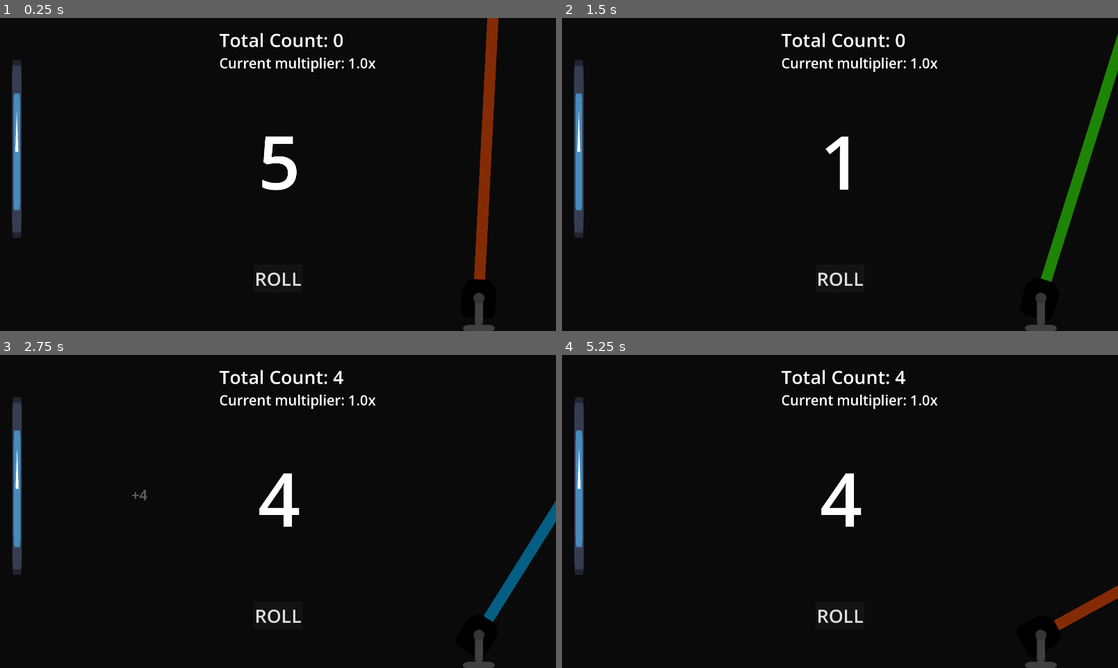
Above: before the commit, frames 1-4 (two rows, left to right).
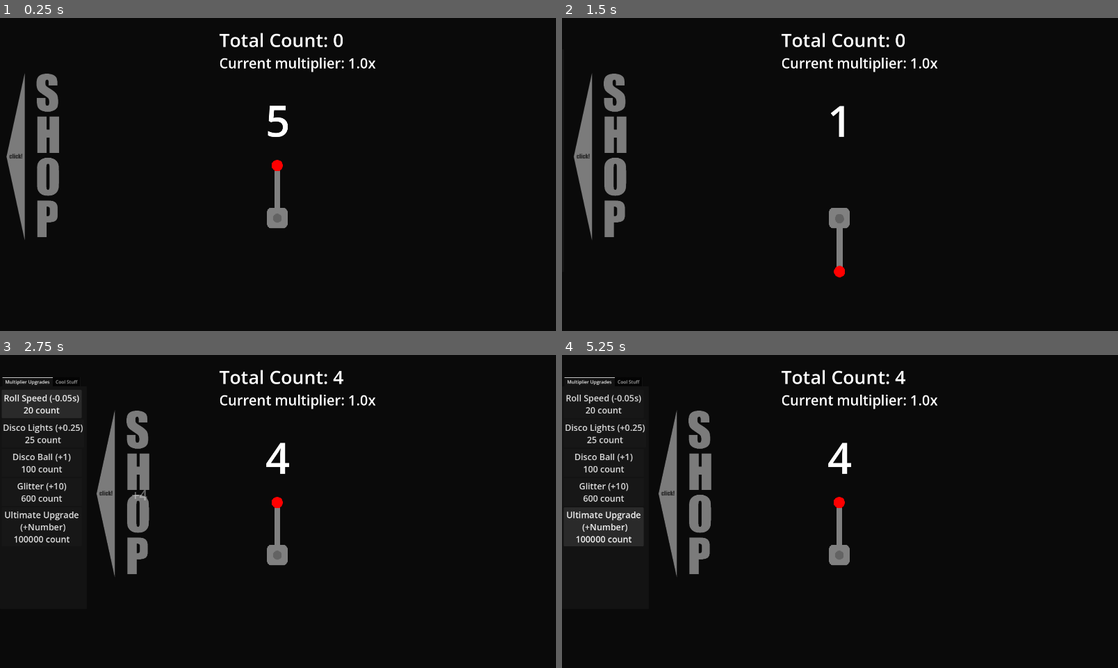
Above: after the commit, the same moments.

Repository: HelloIsReal/Number-Addict
Game: Godot game, scene res://scenes/main.tscn
Same seed, same stepped clock (60 frames per second), same inputs: the game is played once before the commit and once after it. The engine's default icon, where the game draws it, is replaced by a stand-in: a white triangle on a blue panel in a dark square.
Inputs (mouse positions are in pixels of both pictures, inside the frame that each line leads up to; where the layout moved, square brackets give the same spot in the first picture):
- Up to frame 1 (0.25 s): no input
- Up to frame 2 (1.5 s): click (840, 193) [840, 277] at 0.5 s; click (595, 155) [578, 149] at 1.25 s
- Up to frame 3 (2.75 s): click (38, 405) at 2 s, where only the run after the commit has a clickable "Roll Speed (-0.05s) 20 count"
- Up to frame 4 (5.25 s): click (606, 433) at 2.75 s, where only the run after the commit has a clickable "Disco Lights (+0.25) 25 count"; click (606, 461) at 3.5 s, where only the run after the commit has a clickable "Disco Ball (+1) 100 count"; click (606, 492) at 4.25 s, where only the run after the commit has a clickable "Glitter (+10) 600 count"; click (606, 527) at 5 s, where only the run after the commit has a clickable "Ultimate Upgrade (+Number) 10…"

The runs differ from the first frame. In frame 1, 6.1% of the frame differs, in the area x 1-90%, y 0-100%; in frame 2, 6.0%; in frame 3, 7.9%, in the area x 0-100%, y 7-100%; in frame 4, 7.8%.

Commit message:
LOTS of stuff (read desc)
I'm gonna be honest, I probably forgot some of what I did in this commit. Mainly because it was a lot of minor changes.

- Added a new shop sprite for shop
- Fixed issue with ultimate upgrade and numbers not rolling
- made number roller part of objects (can also be randomised with random objects in)
- price changed glitter from 800 -> 600
- increased spawn radius of disco ball and disco lights to be slightly bigger
- Added the lever and made it synced with each roll.

Diff:
--- a/scenes/disco_ball.tscn
+++ b/scenes/disco_ball.tscn
@@ -1,16 +1,18 @@
 [gd_scene format=3 uid="uid://cqwwv7o0jsfil"]
 
-[ext_resource type="Texture2D" uid="uid://yoji3krrwugo" path="res://icon.svg" id="1_3mj5n"]
 [ext_resource type="Script" uid="uid://bmo4x2fonn0ec" path="res://scripts/disco_ball.gd" id="1_smg12"]
+[ext_resource type="Texture2D" uid="uid://cf2sa6x1icgl8" path="res://images/disco ball/discoball_holder.png" id="2_bpunw"]
+[ext_resource type="Texture2D" uid="uid://bl7i1rqfyuut5" path="res://images/disco light/discoball.png" id="3_bpunw"]
 
 [node name="disco_ball" type="Node2D" unique_id=989619424]
 script = ExtResource("1_smg12")
 
 [node name="holder" type="Sprite2D" parent="." unique_id=360701258]
-position = Vector2(0, -170)
-scale = Vector2(0.24000084, 3.7200007)
-texture = ExtResource("1_3mj5n")
+position = Vector2(0, -122.00006)
+scale = Vector2(0.24000084, 0.8337506)
+texture = ExtResource("2_bpunw")
 
 [node name="ball" type="Sprite2D" parent="." unique_id=1241924570]
-position = Vector2(0, 38)
-texture = ExtResource("1_3mj5n")
+position = Vector2(2, 32)
+texture = ExtResource("3_bpunw")
+offset = Vector2(-2, 6)
--- a/scenes/glitter.tscn
+++ b/scenes/glitter.tscn
@@ -12,7 +12,7 @@
 [node name="glitter" type="Node2D" unique_id=790568656]
 
 [node name="CPUParticles2D" type="CPUParticles2D" parent="." unique_id=1713124225]
-z_index = -1
+z_index = 5
 texture_filter = 1
 position = Vector2(948, -75)
 amount = 20
--- a/scenes/main.tscn
+++ b/scenes/main.tscn
@@ -2,8 +2,9 @@
 
 [ext_resource type="Script" uid="uid://cpfdo8fi0xf3x" path="res://scripts/main.gd" id="1_0wfyh"]
 [ext_resource type="PackedScene" uid="uid://b75bcblikkj5o" path="res://scenes/number_roller.tscn" id="1_o5qli"]
+[ext_resource type="Texture2D" uid="uid://btvesjq7qevdf" path="res://images/roll lever/lever_stick.png" id="2_jyhfs"]
 [ext_resource type="PackedScene" uid="uid://ckow3c6glwaaw" path="res://scenes/shop_system.tscn" id="3_sugp2"]
-[ext_resource type="PackedScene" uid="uid://dyieucpv0fmai" path="res://scenes/disco_light.tscn" id="4_jyhfs"]
+[ext_resource type="Texture2D" uid="uid://bej1p6ps4tdbu" path="res://images/roll lever/lever_bottom.png" id="3_tbgi4"]
 
 [node name="main" type="Node2D" unique_id=219049157]
 script = ExtResource("1_0wfyh")
@@ -16,18 +17,18 @@
 offset_bottom = 1226.0
 color = Color(0.038397167, 0.038397167, 0.03839716, 1)
 
-[node name="numberRoller" parent="." unique_id=861490069 instance=ExtResource("1_o5qli")]
-position = Vector2(891, 317)
-
 [node name="rollButton" type="Button" parent="." unique_id=1302480473]
-offset_left = 876.0
-offset_top = 851.0
-offset_right = 1045.0
-offset_bottom = 947.0
+texture_filter = 1
+offset_left = 911.99994
+offset_top = 473.0
+offset_right = 972.6666
+offset_bottom = 645.6666
+scale = Vector2(1.5, 1.5)
 theme_override_font_sizes/font_size = 64
-text = "ROLL"
+flat = true
 
 [node name="totalCount" type="Label" parent="." unique_id=1345721117]
+z_index = 100
 offset_left = 757.0
 offset_top = 31.0
 offset_right = 1186.0
@@ -36,6 +37,7 @@
 text = "Total Count: 0"
 
 [node name="totalMult" type="Label" parent="." unique_id=1151724975]
+z_index = 100
 offset_left = 757.0
 offset_top = 122.0
 offset_right = 1186.0
@@ -46,7 +48,23 @@
 
 [node name="shopSystem" parent="." unique_id=868133078 instance=ExtResource("3_sugp2")]
 
-[node name="discoLight" parent="." unique_id=342181333 instance=ExtResource("4_jyhfs")]
-position = Vector2(1654, 990)
+[node name="numberRoller" parent="." unique_id=861490069 instance=ExtResource("1_o5qli")]
+position = Vector2(917, 250)
+
+[node name="LeverBottom" type="Sprite2D" parent="." unique_id=1261766865]
+z_index = 100
+texture_filter = 1
+position = Vector2(958, 691)
+scale = Vector2(1.5, 1.5)
+texture = ExtResource("3_tbgi4")
+offset = Vector2(2, 1)
+
+[node name="LeverStick" type="Sprite2D" parent="." unique_id=2066424909]
+z_index = 100
+texture_filter = 1
+position = Vector2(958, 692)
+scale = Vector2(1.5, 1.5)
+texture = ExtResource("2_jyhfs")
+offset = Vector2(18.666626, -36)
 
 [connection signal="pressed" from="rollButton" to="." method="_on_roll_button_pressed"]
--- a/scenes/number_roller.tscn
+++ b/scenes/number_roller.tscn
@@ -6,8 +6,9 @@
 script = ExtResource("1_cn7rw")
 
 [node name="number" type="Label" parent="." unique_id=883575358]
+z_index = 100
 offset_top = 1.0
 offset_right = 10.0
 offset_bottom = 24.0
-theme_override_font_sizes/font_size = 256
+theme_override_font_sizes/font_size = 148
 text = "5"
--- a/scenes/shop_system.tscn
+++ b/scenes/shop_system.tscn
@@ -1,9 +1,10 @@
 [gd_scene format=3 uid="uid://ckow3c6glwaaw"]
 
 [ext_resource type="Script" uid="uid://il5ff53d55eq" path="res://scripts/shop_system.gd" id="1_o2aec"]
-[ext_resource type="Texture2D" uid="uid://yoji3krrwugo" path="res://icon.svg" id="2_eiu10"]
+[ext_resource type="Texture2D" uid="uid://iuxka7x78jgt" path="res://images/shop-2.png" id="2_eiu10"]
 
 [node name="shopSystem" type="Node2D" unique_id=868133078]
+z_index = 100
 position = Vector2(-311, 0)
 script = ExtResource("1_o2aec")
 
@@ -62,6 +63,18 @@
 text = "glitter (+10)
 500 count"
 
+[node name="ultimate upgrade" type="Button" parent="TabContainer/Multiplier Upgrades" unique_id=269522716]
+layout_mode = 0
+offset_left = 6.0
+offset_top = 418.0
+offset_right = 282.0
+offset_bottom = 552.0
+mouse_filter = 1
+theme_override_font_sizes/font_size = 30
+text = "ultimate upgrade
+(+1???)
+100000 count"
+
 [node name="Cool Stuff" type="TabBar" parent="TabContainer" unique_id=2086909082]
 visible = false
 layout_mode = 2
@@ -77,18 +90,18 @@
 mouse_filter = 1
 theme_override_font_sizes/font_size = 30
 text = "Reload Objects
-100 count"
+200 count"
 
-[node name="showShopArrow" type="Sprite2D" parent="." unique_id=293898629]
-position = Vector2(369, 452)
-scale = Vector2(0.265625, 4.7890625)
+[node name="Shop2" type="Sprite2D" parent="." unique_id=1900545276]
+modulate = Color(1, 1, 1, 0.4627451)
+position = Vector2(446, 478)
 texture = ExtResource("2_eiu10")
 
-[node name="showShowArrowButton" type="Button" parent="showShopArrow" unique_id=670228370]
-offset_left = -105.41177
-offset_top = -67.23654
-offset_right = -77.866516
-offset_bottom = 67.44536
+[node name="showShowArrowButton" type="Button" parent="Shop2" unique_id=670228370]
+offset_left = -127.0
+offset_top = -307.0
+offset_right = -98.868515
+offset_bottom = 291.0
 scale = Vector2(7.927061, 1)
 flat = true
 
@@ -96,5 +109,6 @@
 [connection signal="pressed" from="TabContainer/Multiplier Upgrades/discoLights" to="." method="_on_disco_lights_pressed"]
 [connection signal="pressed" from="TabContainer/Multiplier Upgrades/discoBalls" to="." method="_on_disco_balls_pressed"]
 [connection signal="pressed" from="TabContainer/Multiplier Upgrades/glitter" to="." method="_on_glitter_pressed"]
+[connection signal="pressed" from="TabContainer/Multiplier Upgrades/ultimate upgrade" to="." method="_on_ultimate_upgrade_pressed"]
 [connection signal="pressed" from="TabContainer/Cool Stuff/reload objects" to="." method="_on_reload_objects_pressed"]
-[connection signal="pressed" from="showShopArrow/showShowArrowButton" to="." method="_on_show_show_arrow_button_pressed"]
+[connection signal="pressed" from="Shop2/showShowArrowButton" to="." method="_on_show_show_arrow_button_pressed"]
--- a/scripts/global.gd
+++ b/scripts/global.gd
@@ -6,3 +6,4 @@
 var totalCount=0
 var currentMult=1
 var rollSpeedReductions=0
+var rolling=false
--- a/scripts/main.gd
+++ b/scripts/main.gd
@@ -1,13 +1,13 @@
 extends Node2D
-
 #func _ready():
 	#updateStats()
 	#Global.countAdded.connect(updateStats)
 func _physics_process(delta):
 	$totalMult.text = "Current multiplier: %sx" % Global.currentMult
 	$totalCount.text = "Total Count: %d" % Global.totalCount
-
+	if Global.rolling==true:
+		$LeverStick.rotation=deg_to_rad(180)
+	else:
+		$LeverStick.rotation=0
 func _on_roll_button_pressed():
 	Global.emit_signal("rollNumbers")
-
-#func updateStats():
--- a/scripts/numberRoller.gd
+++ b/scripts/numberRoller.gd
@@ -4,30 +4,33 @@
 var displayNumber=0
 var rolledNumber=0
 var rolling=false
+#I couldn't figure out why instantiated numberRoller scenes didn't want to pickup
+# the Global.rolling variable for some reason. So I made a 2nd variable just to make
+# the ultimate upgrade work. At least it works lol. Global is still used for the lever.
+
 func _ready():
 	Global.rollNumbers.connect(roll)
-	#pass
-
-	# Insert fade in animation when spawned
-#func _physics_process(delta):
-
+	Global.resetObjects.connect(freeObject)
 
 
 func roll():
+	print("I am rolling!")
 	if(!rolling):
+		Global.rolling=true
 		rolling=true
 		for i in range(100-(Global.rollSpeedReductions*5)):
 			await get_tree().create_timer(0.01).timeout
 
-			#if(displayNumber==9):
-				#displayNumber=0
-			#else:
-				#displayNumber+=1
 			rolledNumber = rng.randi_range(1*Global.currentMult,9*Global.currentMult)
 			displayNumber=rolledNumber
 			$number.text = "%d" % displayNumber
+
 		var newNumberGain = numberGain.instantiate()
 		get_tree().current_scene.add_child(newNumberGain)
 		Global.countAdded.emit(rolledNumber)
 		Global.totalCount+=rolledNumber
+		Global.rolling=false
 		rolling=false
+
+func freeObject():
+	queue_free()
--- a/scripts/shop_system.gd
+++ b/scripts/shop_system.gd
@@ -2,14 +2,16 @@
 
 var discoLights=0
 var discoBalls=0
-var shopOpen=true
+var shopOpen=false
 var glitter=0
 var hasGlitter=false
 var reloading=false
+var numberRollers=1
 var rng = RandomNumberGenerator.new()
 var discoLightObject = preload("res://scenes/disco_light.tscn")
 var discoBallObject = preload("res://scenes/disco_ball.tscn")
 var glitterObject = preload("res://scenes/glitter.tscn")
+var numberRollerObject = preload("res://scenes/number_roller.tscn")
 func _ready():
 	updateCosts()
 
@@ -17,7 +19,8 @@
 	$"TabContainer/Multiplier Upgrades/rollSpeed".text = "Roll Speed (-0.05s)\n%d count" % (20*((Global.rollSpeedReductions+1)*(Global.rollSpeedReductions+1)))
 	$"TabContainer/Multiplier Upgrades/discoLights".text = "Disco Lights (+0.25)\n%d count" % (25*(discoLights+1))
 	$"TabContainer/Multiplier Upgrades/discoBalls".text = "Disco Ball (+1)\n%d count" % (100*(discoBalls+1))
-	$"TabContainer/Multiplier Upgrades/glitter".text = "Glitter (+10)\n%d count" % (800*(glitter+1))
+	$"TabContainer/Multiplier Upgrades/glitter".text = "Glitter (+10)\n%d count" % (600*(glitter+1))
+	$"TabContainer/Multiplier Upgrades/ultimate upgrade".text = "Ultimate Upgrade\n (+Number)\n%d count" % (100000*(numberRollers))
 	Global.currentMult = 1 + discoLights*0.25 + discoBalls*1 + glitter*10
 
 
@@ -26,12 +29,10 @@
 		shopOpen=true
 		var tween = get_tree().create_tween()
 		tween.tween_property($".", "position", Vector2(0,0),0.75).set_trans(Tween.TRANS_CUBIC)
-		print("entered!")
 	elif shopOpen:
 		shopOpen=false
 		var tween = get_tree().create_tween()
 		tween.tween_property($".", "position", Vector2(-310,0),0.75).set_trans(Tween.TRANS_CUBIC)
-		print("exited!")
 	updateCosts()
 
 
@@ -41,7 +42,7 @@
 		Global.totalCount -= (25*(discoLights+1))
 		discoLights+=1
 		var newDiscoLight = discoLightObject.instantiate()
-		newDiscoLight.position = Vector2(rng.randi_range(150,1700),990)
+		newDiscoLight.position = Vector2(rng.randi_range(75,1850),990)
 		get_tree().current_scene.add_child(newDiscoLight)
 	updateCosts()
 
@@ -51,16 +52,16 @@
 		Global.totalCount -= (100*(discoBalls+1))
 		discoBalls+=1
 		var newDiscoBall = discoBallObject.instantiate()
-		newDiscoBall.position = Vector2(rng.randi_range(150,1800),75)
+		newDiscoBall.position = Vector2(rng.randi_range(50,1850),75)
 		get_tree().current_scene.add_child(newDiscoBall)
 	updateCosts()
 
 
 func _on_reload_objects_pressed():
-	if Global.totalCount >= 100 && !reloading:
+	if Global.totalCount >= 200 && !reloading:
 		reloading=true
 		print("Bought object reload!")
-		Global.totalCount-= 100
+		Global.totalCount-= 200
 		Global.resetObjects.emit()
 		for i in range(discoLights):
 			await get_tree().create_timer(rng.randi_range(1,6)).timeout
@@ -72,15 +73,20 @@
 			var newDiscoBall = discoBallObject.instantiate()
 			newDiscoBall.position = Vector2(rng.randi_range(150,1800),75)
 			get_tree().current_scene.add_child(newDiscoBall)
+		for i in range(numberRollers):
+			var newNumberRoller = numberRollerObject.instantiate()
+			newNumberRoller.position = Vector2(rng.randi_range(25,1750),rng.randi_range(-50,760))
+			get_tree().current_scene.add_child(newNumberRoller)
+
 		reloading=false
 	updateCosts()
 
 
 func _on_roll_speed_pressed():
 	if(Global.rollSpeedReductions<19):
-		if Global.totalCount >= (10*((Global.rollSpeedReductions+1)*(Global.rollSpeedReductions+1))):
+		if Global.totalCount >= (20*((Global.rollSpeedReductions+1)*(Global.rollSpeedReductions+1))):
 			print("bough roll speed reduction!")
-			Global.totalCount -= (10*((Global.rollSpeedReductions+1)*(Global.rollSpeedReductions+1)))
+			Global.totalCount -= (20*((Global.rollSpeedReductions+1)*(Global.rollSpeedReductions+1)))
 			Global.rollSpeedReductions+=1
 	else:
 		$"TabContainer/Multiplier Upgrades/rollSpeed".disabled=true
@@ -88,13 +94,23 @@
 
 
 func _on_glitter_pressed():
-	if Global.totalCount >= (800*(glitter+1)):
+	if Global.totalCount >= (600*(glitter+1)):
 		print("bought glitter!")
-		Global.totalCount -= (800*(glitter+1))
+		Global.totalCount -= (600*(glitter+1))
 		glitter+=1
 		if(!hasGlitter):
 			hasGlitter=true
 			var newGlitter = glitterObject.instantiate()
-			#newGlitter.position = Vector2(rng.randi_range(150,1800),75)
 			get_tree().current_scene.add_child(newGlitter)
 	updateCosts()
+
+
+func _on_ultimate_upgrade_pressed():
+	if Global.totalCount >= (100000*(numberRollers)):
+		print("bought ultimate upgrade (another number counter)!")
+		Global.totalCount -= (100000*(numberRollers))
+		numberRollers+=1
+		var newNumberRoller = numberRollerObject.instantiate()
+		newNumberRoller.position = Vector2(rng.randi_range(25,1750),rng.randi_range(-50,760))
+		get_tree().current_scene.add_child(newNumberRoller)
+	updateCosts()
Binary file added: images/disco light/discoball.png
Not shown, added: images/disco light/discoball.png.import
Binary file removed: images/roll lever/discolight_stand.png
Binary file added: images/shop-2.png
Not shown, changed: images/shop-2.png.import
Binary file added: images/shop.png
Not shown, added: images/shop.png.import
Not shown, changed: images/disco light/discoball.pdn
Not shown, added: images/shop-2.pdn
Not shown, added: images/shop.pdn
